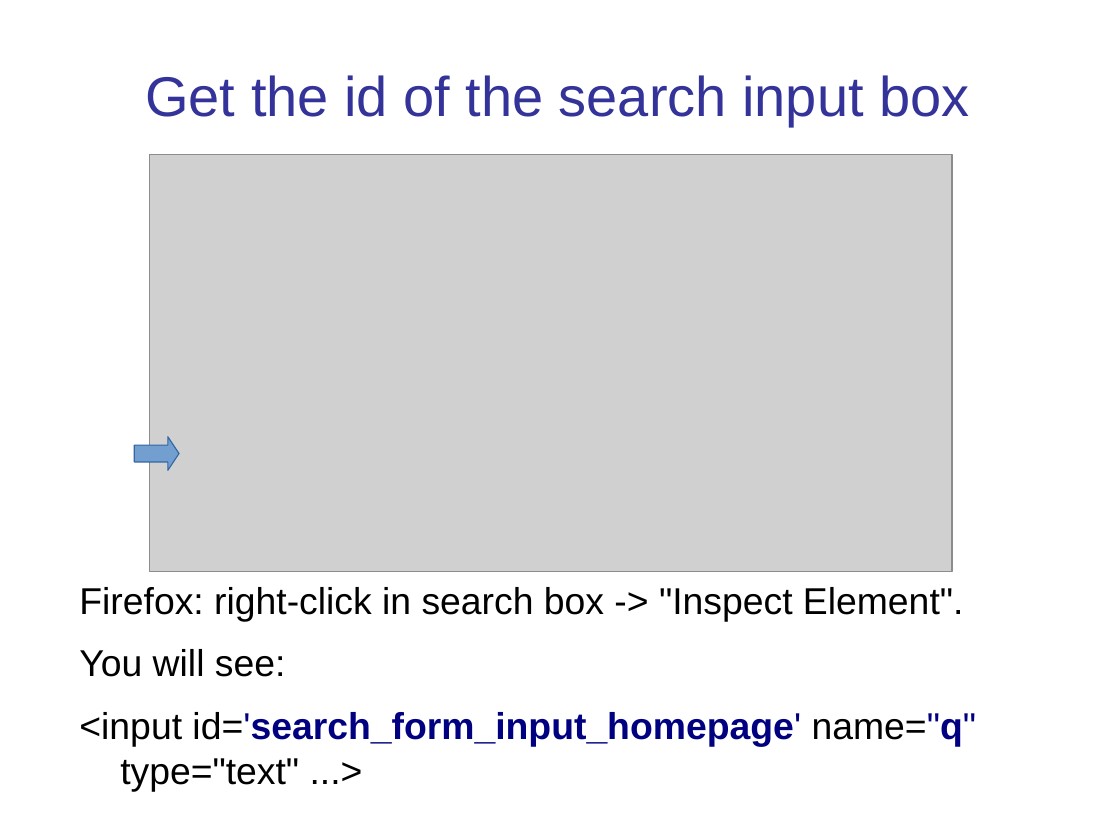
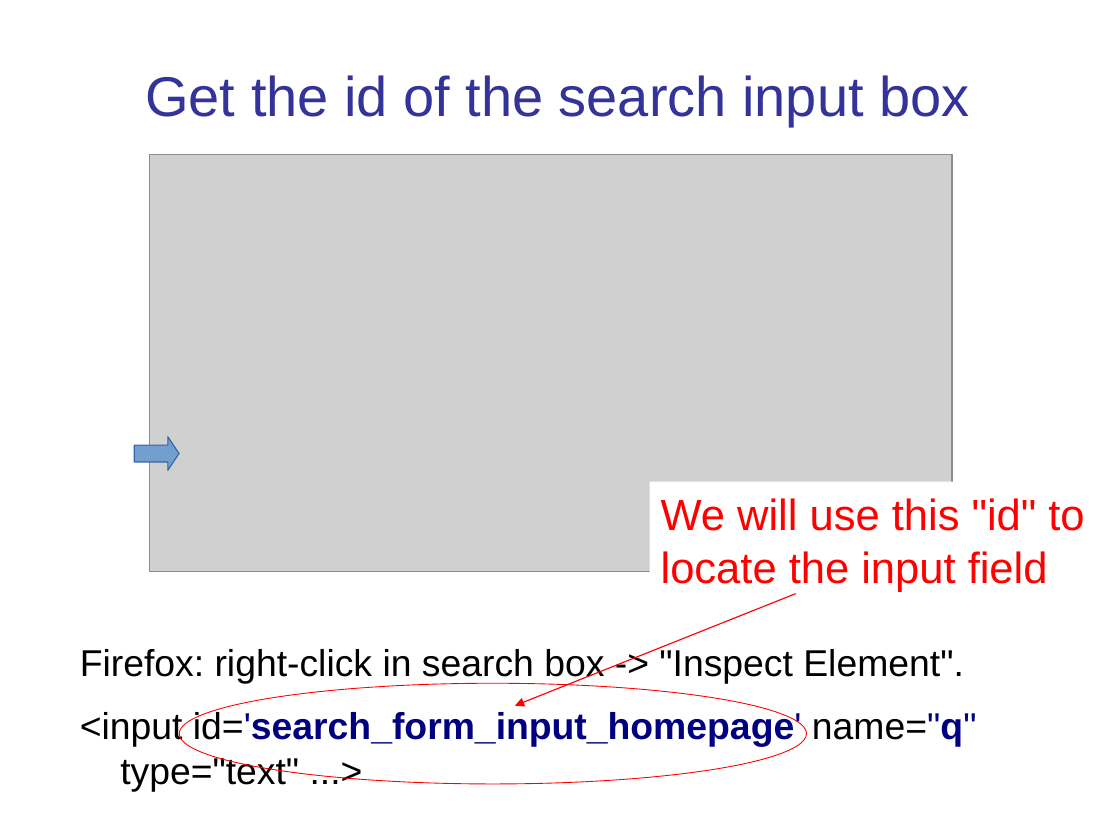
Before and after one commit to cpske/ISP, a slide deck: slide 6 of testing/SeleniumExercise.ppt. Drawn at 1120x840 pixels with LibreOffice and Linux fonts; fonts in the diff are those of the drawing; grey boxes stand for pictures. Boxes give left, top, right and bottom in pixels: in the first picture for what was removed or moved away, otherwise in the second. Text is boxed around its words. In the diff, an @@ line names an element or a change of style, - is before the commit and + after.

```diff
--- a/testing/SeleniumExercise.ppt
+++ b/testing/SeleniumExercise.ppt
@@ rectangle added at (650,482,1109,597), fill #FFFFFF, 28 pt, text #FF0000 @@
+We will use this "id" to locate the input field
@@ arrow added from (795, 594) to (515, 706), #FF0000 0.74 pt @@
@@ text at (79,649,286,677): paragraph removed @@
-You will see:
@@ ellipse added at (179,683,806,784), outline #FF0000 0.57 pt @@
```
Also in this commit, not shown: 10 other slides changed, 3 slides added, 2 slides removed, 2 other files.
